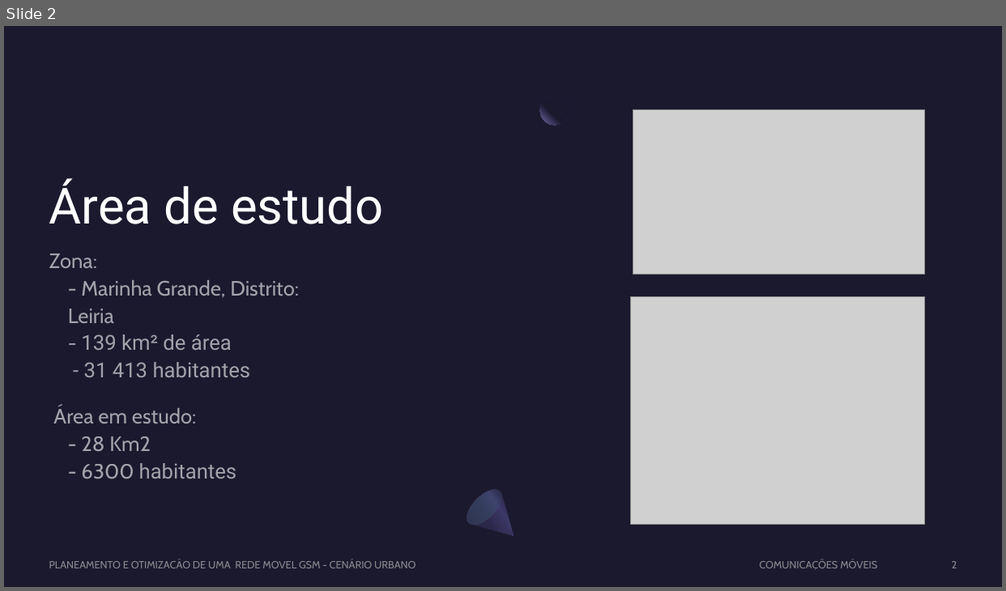
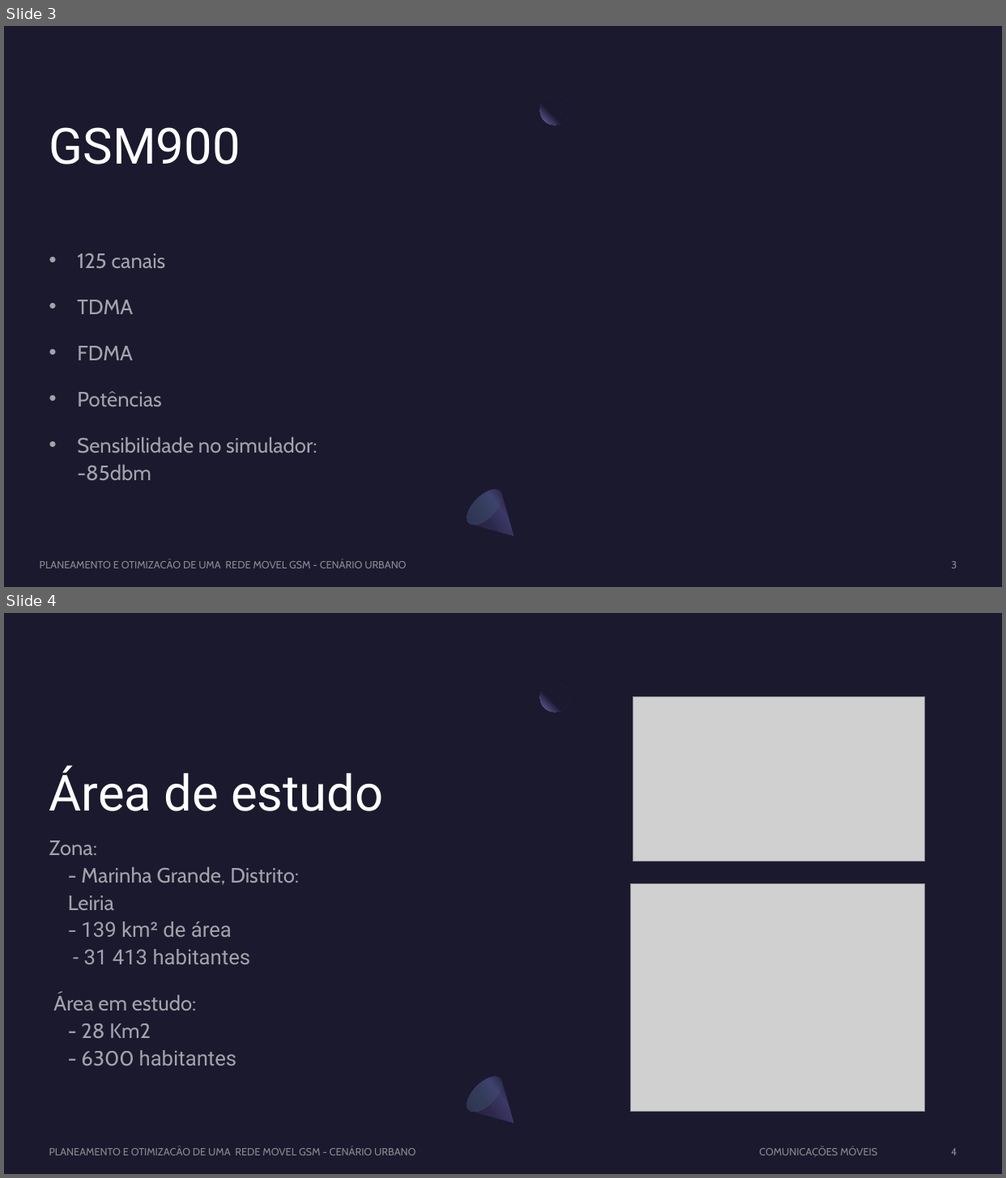
Before and after one commit to Rafaeljff/CM, a slide deck: Apresentacao_GSM_Urbano.pptx. Shown one above the other, each under a label of ours: slide 2 before the commit, slides 3 and 4 after it. The pictures are 1006x591 and 1006x1178 pixels, drawn with LibreOffice and Linux fonts; fonts in the diff are those of the drawing; grey boxes stand for pictures. Boxes give left, top, right and bottom in pixels: in the first picture for what was removed or moved away, otherwise in the second. Text is boxed around its words. In the diff, an @@ line names an element or a change of style, - is before the commit and + after.

```diff
--- a/Apresentacao_GSM_Urbano.pptx
+++ b/Apresentacao_GSM_Urbano.pptx
@@ slide 3 added at <box>4,26,1002,587</box>, background #1B192E; not listed: 3 template elements that a slide beside it also shows @@
@@ title added at <box>49,127,241,165</box>, 48 pt, text #FFFFFF @@
+GSM900
@@ text added at <box>77,253,317,481</box>, 20 pt, text #FFFFFF at 60% opacity @@
+• 125 canais
+• TDMA
+• FDMA
+• Potências
+• Sensibilidade no simulador: -85dbm
@@ text added at <box>40,561,406,569</box>, 10 pt, text #A6A6A6 at 80% opacity @@
+PLANEAMENTO E OTIMIZACÂO DE UMA REDE MOVEL GSM - CENÁRIO URBANO
@@ page number added at <box>951,561,957,569</box>, 10 pt, text #A6A6A6 at 80% opacity @@
+3
@@ what was slide 2 is now slide 4 @@
@@ page number at <box>951,1148,957,1156</box>: text changed @@
-2
+4
```
Also in this commit, not shown: 4 slides changed, 2 other slides added, 2 other files.
